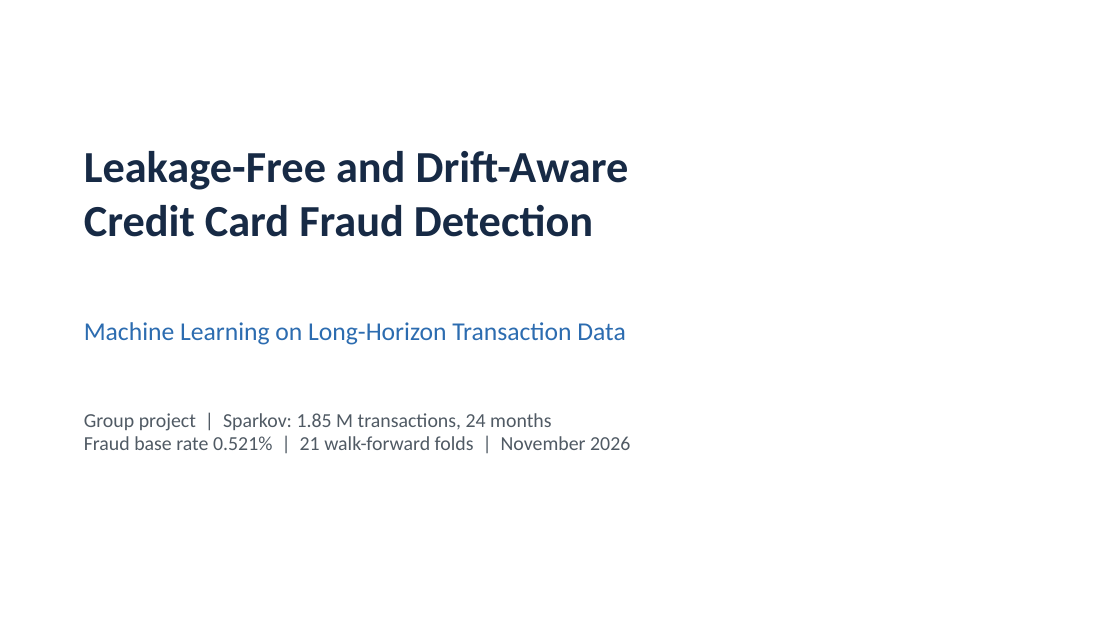
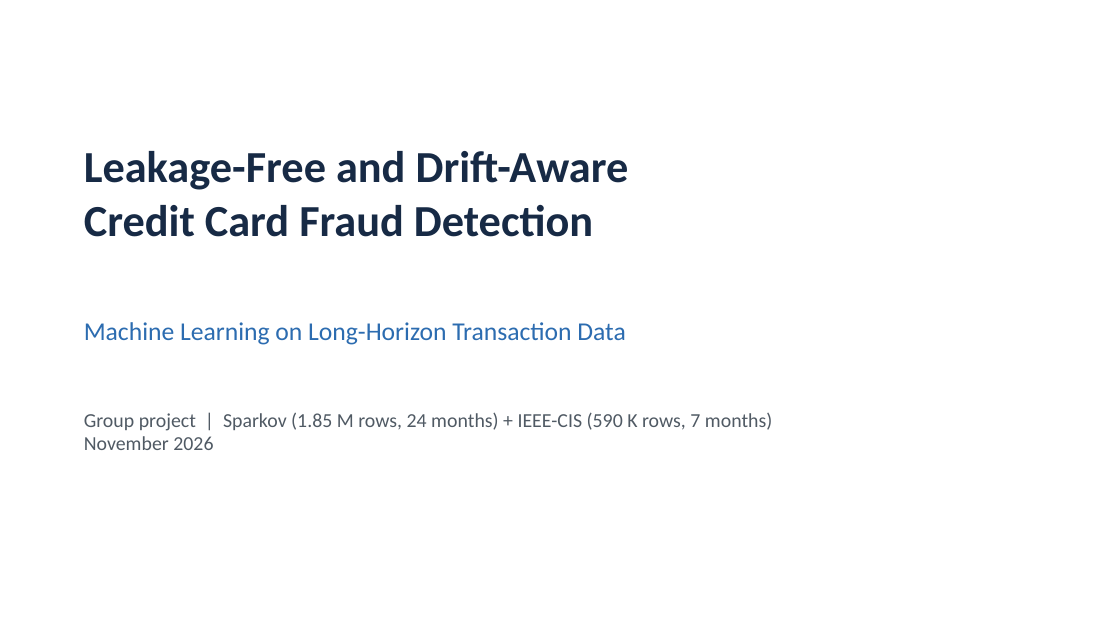
Before and after one commit to Samakshg11/fraud-drift-detection, a slide deck: slide 1 of docs/project_presentation.pptx. Drawn at 1120x630 pixels with LibreOffice and Linux fonts; fonts in the diff are those of the drawing. Boxes give left, top, right and bottom in pixels: in the first picture for what was removed or moved away, otherwise in the second. Text is boxed around its words. In the diff, an @@ line names an element or a change of style, - is before the commit and + after.

Commit message:
results: finalize IEEE-CIS experiments and 12-slide two-dataset presentation

```diff
--- a/docs/project_presentation.pptx
+++ b/docs/project_presentation.pptx
@@ text at <box>84,412,772,450</box>: text changed @@
-Group project | Sparkov: 1.85 M transactions, 24 months
-Fraud base rate 0.521% | 21 walk-forward folds | November 2026
+Group project | Sparkov (1.85 M rows, 24 months) + IEEE-CIS (590 K rows, 7 months)
+November 2026
```
Also in this commit, not shown: 4 other slides changed, 1 slide added, 8 other files.
